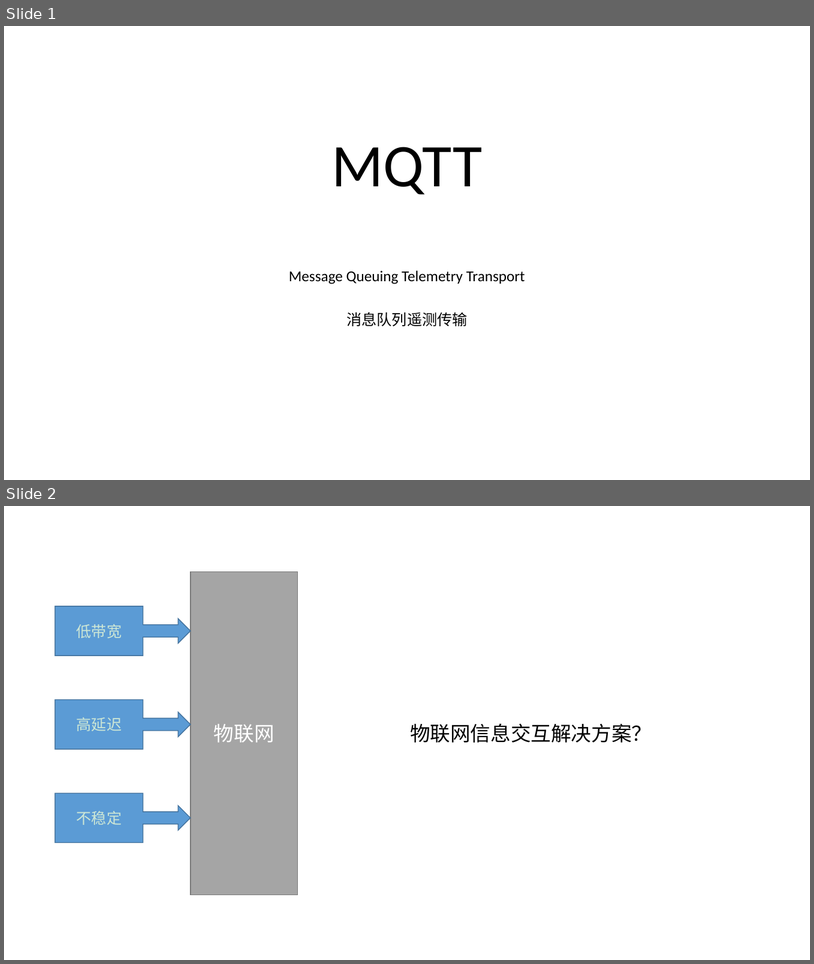
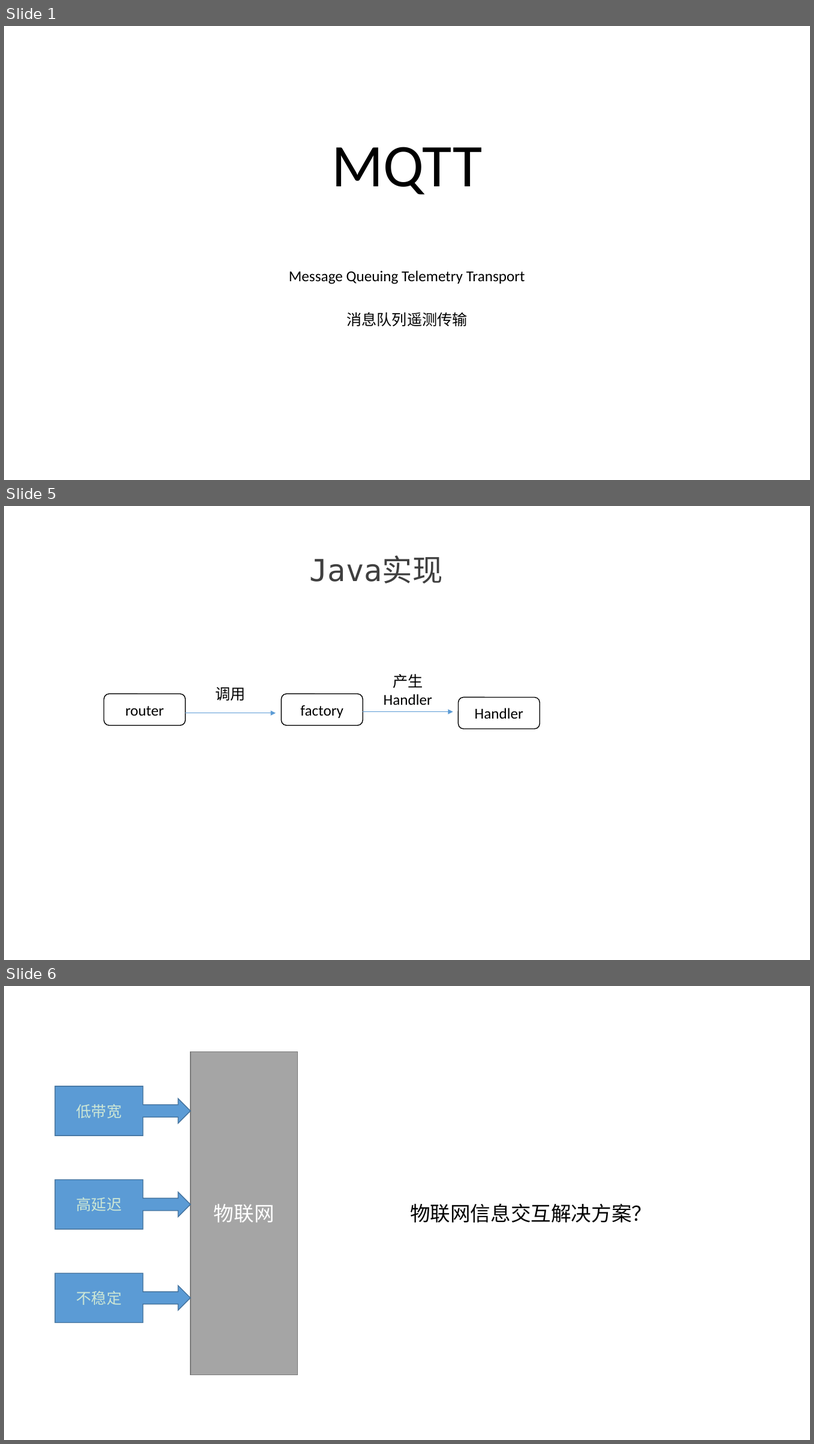
Before and after one commit to fanhuajun/notes, a slide deck: linux/MQTT.pptx. Shown one above the other, each under a label of ours: slides 1 and 2 before the commit, slides 1, 5 and 6 after it; the slides between them are not shown. The pictures are 814x964 and 814x1444 pixels, drawn with LibreOffice and Linux fonts; fonts in the diff are those of the drawing. Boxes give left, top, right and bottom in pixels: in the first picture for what was removed or moved away, otherwise in the second. Text is boxed around its words. In the diff, an @@ line names an element or a change of style, - is before the commit and + after.

```diff
--- a/linux/MQTT.pptx
+++ b/linux/MQTT.pptx
@@ slide 5 added at bbox=[4, 506, 810, 960], background #CDE7D5 @@
@@ text added at bbox=[310, 556, 443, 583], 36 pt, text #3F3F3F @@
+Java实现
@@ text added at bbox=[384, 673, 432, 705], 18 pt, text #000000 @@
+产生Handler
@@ rounded rectangle added at bbox=[104, 694, 185, 725], fill #CDE7D5, outline #000000 1 pt, 18 pt, text #000000 @@
+router
@@ text added at bbox=[215, 687, 245, 700], 18 pt, text #000000 @@
+调用
@@ rounded rectangle added at bbox=[282, 694, 363, 725], fill #CDE7D5, outline #000000 1 pt, 18 pt, text #000000 @@
+factory
@@ rounded rectangle added at bbox=[458, 697, 540, 729], fill #CDE7D5, outline #000000 1 pt, 18 pt, text #000000 @@
+Handler
@@ arrow added from (185, 713) to (276, 713), #5B9BD5 0.5 pt @@
@@ arrow added from (363, 712) to (453, 712), #5B9BD5 0.5 pt @@
@@ what was slide 2 is now slide 6 @@
```
Also in this commit, not shown: 2 slides changed, 4 other slides added, 4 slides removed, 4 other files.
